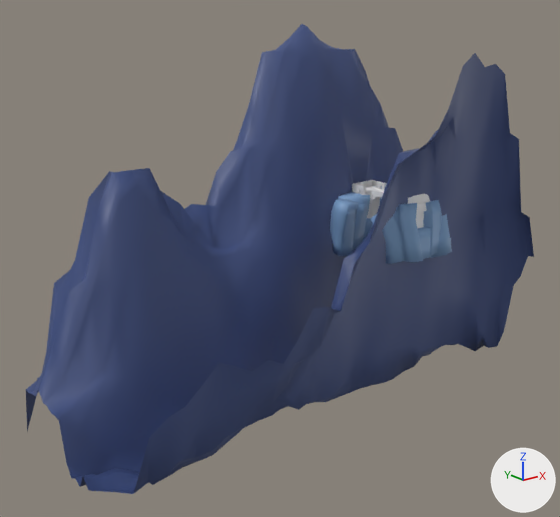
A saved change to the glTF model src/assets/Experience/model/MAIN.glb.
Camera for both pictures: a 50 mm camera at (-2646.0, -2245.0, 1014.0) aimed at (-718.0, 165.0, 49.0). The lights are fixed; the arrows at lower right show +X, +Y and +Z. Where no turn or scale is listed for an object, it has been applied to the vertices. Vertices at the same position are counted once.

The first picture shows 'Abyss.001', 'Base 1', 'Mountains', 'Wall 1', 'Wall 2'.
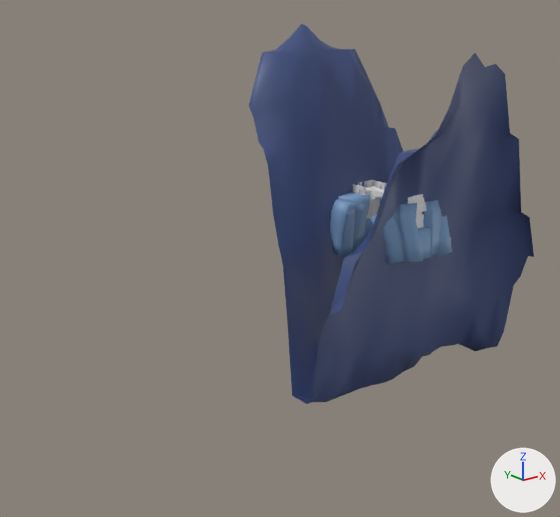
Where the newer file only moved an object's origin or applied its transform, the numbers keep the older frame.

Patch to the scene script:
```diff
--- a/src/assets/Experience/model/MAIN.glb.py
+++ b/src/assets/Experience/model/MAIN.glb.py
@@ mat_material_003 @@
 mat_material_003 = principled_material('Material.003')
-mat_material_003.base_color = (0.8, 0.8, 0.8)  # white #e7e7e7
+mat_material_003.base_color = (0.0491, 0.0778, 0.214)  # blue #3f4f7f
@@ me_landscape_002 @@
 # used by ob_mountains; location = (26.0, 131.0, 60.0)
-me_landscape_002.from_pydata(...)  # 660 vertices, 1216 faces; spans x -1795.0..566.0, y -316.0..271.0, z -705.0..920.0
-me_landscape_002.materials.append(mat_material_001)  # blue #3f4f7f
+me_landscape_002.from_pydata(...)  # 361 vertices, 648 faces; spans x -722.0..566.0, y -316.0..271.0, z -705.0..920.0
+# me_landscape_002 part 1: 285 vertices removed from x -1795.0..-793.0, y -316.0..271.0, z -667.0..439.0
+me_landscape_002.materials.append(mat_material_003)  # blue #3f4f7f
```

Where the change shows, as pixel boxes [x1, y1, x2, y2] in the pictures (560 x 517 px):
'Mountains', recoloured, reshaped (44% narrower, 19% shorter)
    before: [26, 24, 534, 494]
    after: [249, 24, 534, 404]
part 1 of me_landscape_002, deleted (blue)
    before: [26, 106, 341, 494]
